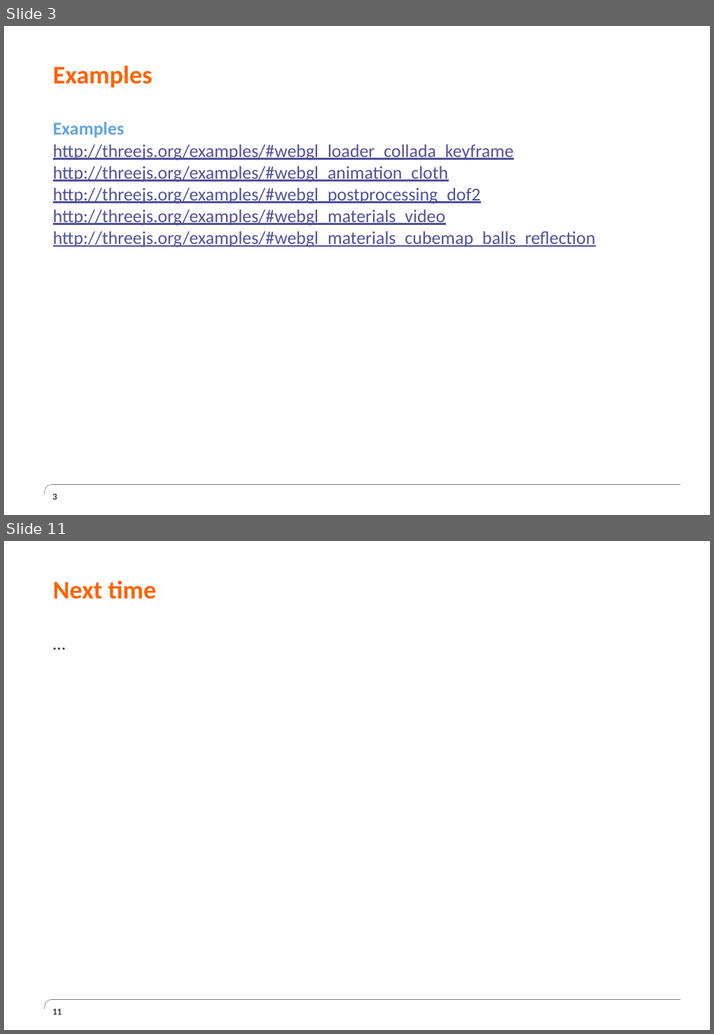
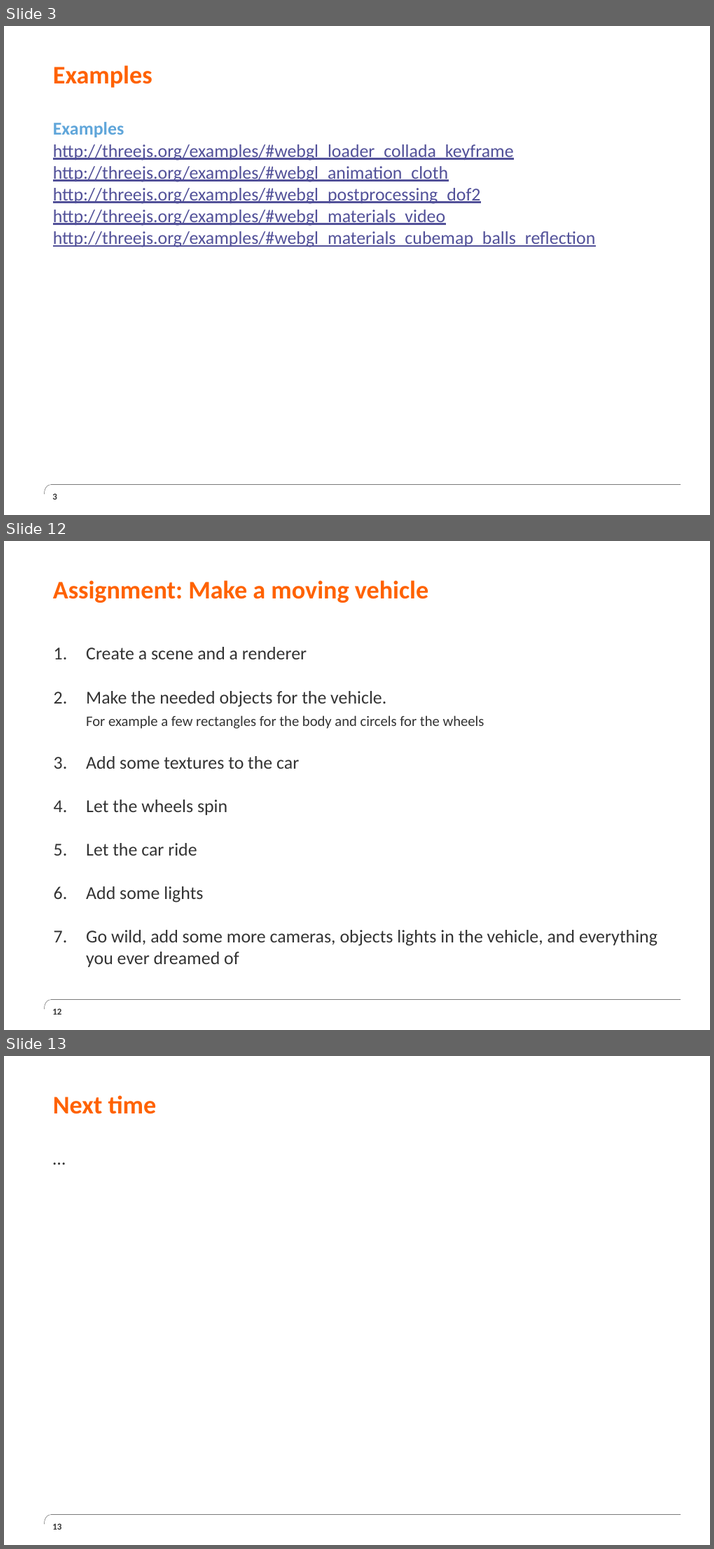
Before and after one commit to JesseBrand/WebGL, a slide deck: ppt/Presentatie Chaptermeeting WebGL 2.pptx. Shown one above the other, each under a label of ours: slides 3 and 11 before the commit, slides 3, 12 and 13 after it; the slides between them are not shown. The pictures are 714x1034 and 714x1549 pixels, drawn with LibreOffice and Linux fonts; fonts in the diff are those of the drawing; background and template pictures are left out. Boxes give left, top, right and bottom in pixels: in the first picture for what was removed or moved away, otherwise in the second. Text is boxed around its words. In the diff, an @@ line names an element or a change of style, - is before the commit and + after.

```diff
--- a/ppt/Presentatie Chaptermeeting WebGL 2.pptx
+++ b/ppt/Presentatie Chaptermeeting WebGL 2.pptx
@@ slide 12 added at box(4, 541, 710, 1030), background #FFFFFF; not listed: 1 template element that a slide beside it also shows @@
@@ title added at box(53, 580, 428, 603), 28 pt, text #FF6200, bold @@
+Assignment: Make a moving vehicle
@@ text added at box(86, 647, 657, 967), 20 pt, text #333333 @@
+1. Create a scene and a renderer
+2. Make the needed objects for the vehicle.
+   For example a few rectangles for the body and circels for the wheels
+3. Add some textures to the car
+4. Let the wheels spin
+5. Let the car ride
+6. Add some lights
+7. Go wild, add some more cameras, objects lights in the vehicle, and everything you ever dreamed of
@@ page number added at box(52, 1008, 61, 1014), 10 pt, text #333333, bold @@
+12
@@ what was slide 11 is now slide 13 @@
@@ page number at box(52, 1523, 61, 1529): text changed @@
-11
+13
```
Also in this commit, not shown: 7 slides changed, 1 other slide added.
